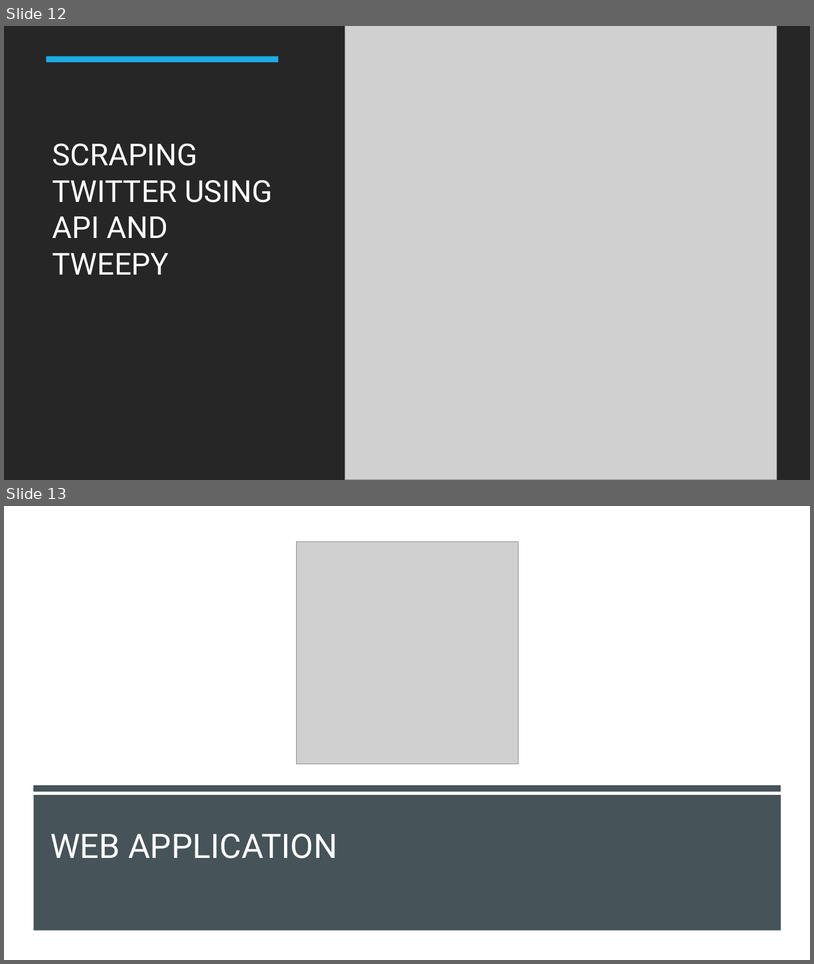
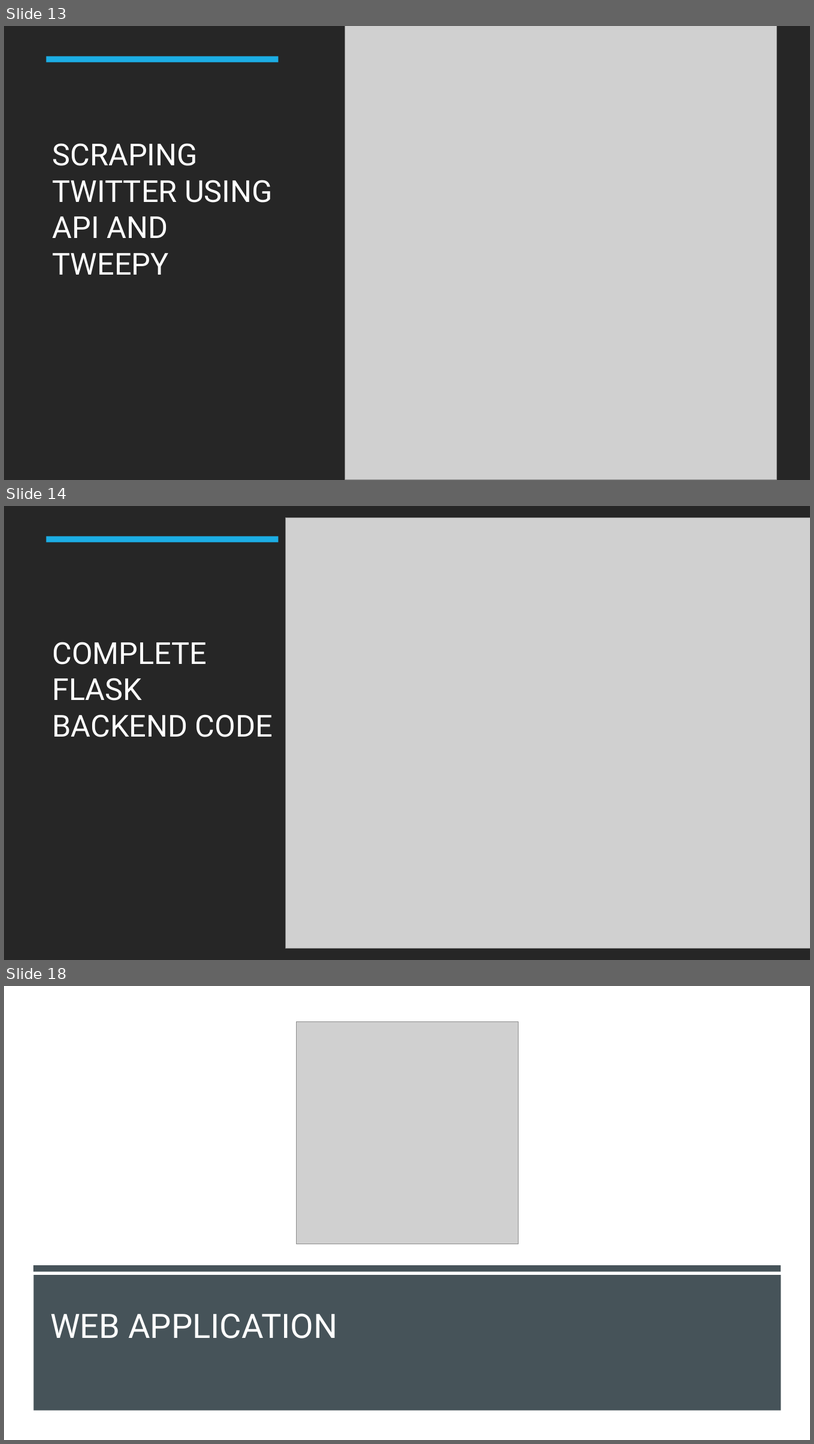
Before and after one commit to HSD-BDAT/BDAT1007_Social_Mining_02, a slide deck: BDAT 1007 Social Data Mining Techniques.pptx. Shown one above the other, each under a label of ours: slides 12 and 13 before the commit, slides 13, 14 and 18 after it; the slides between them are not shown. The pictures are 814x964 and 814x1444 pixels, drawn with LibreOffice and Linux fonts; fonts in the diff are those of the drawing; grey boxes stand for pictures. Boxes give left, top, right and bottom in pixels: in the first picture for what was removed or moved away, otherwise in the second. Text is boxed around its words. In the diff, an @@ line names an element or a change of style, - is before the commit and + after.

```diff
--- a/BDAT 1007 Social Data Mining Techniques.pptx
+++ b/BDAT 1007 Social Data Mining Techniques.pptx
@@ slide 14 added at <box>4,506,810,960</box>, background #000000 @@
@@ rectangle added at <box>4,506,810,960</box>, fill #262626 @@
@@ picture added at <box>286,517,810,948</box> @@
@@ rectangle added at <box>47,536,279,542</box>, fill #1CADE4 @@
@@ title added at <box>52,642,273,737</box>, 36 pt, text #FFFFFF @@
+COMPLETE FLASK BACKEND CODE
@@ what was slide 12 is now slide 13 @@
@@ what was slide 13 is now slide 18 @@
```
Also in this commit, not shown: 11 slides changed, 5 other slides added, 5 other files.
